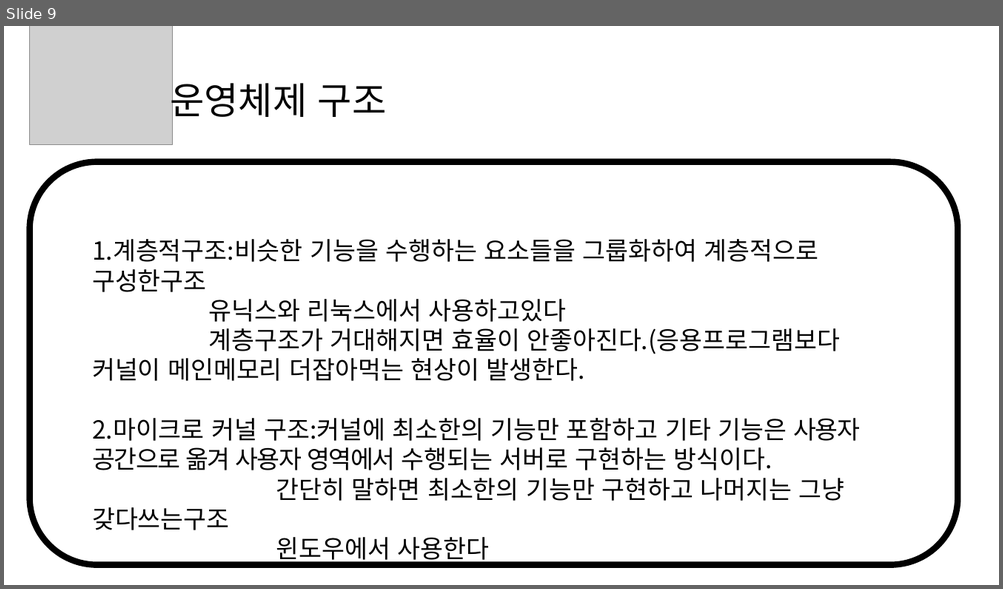
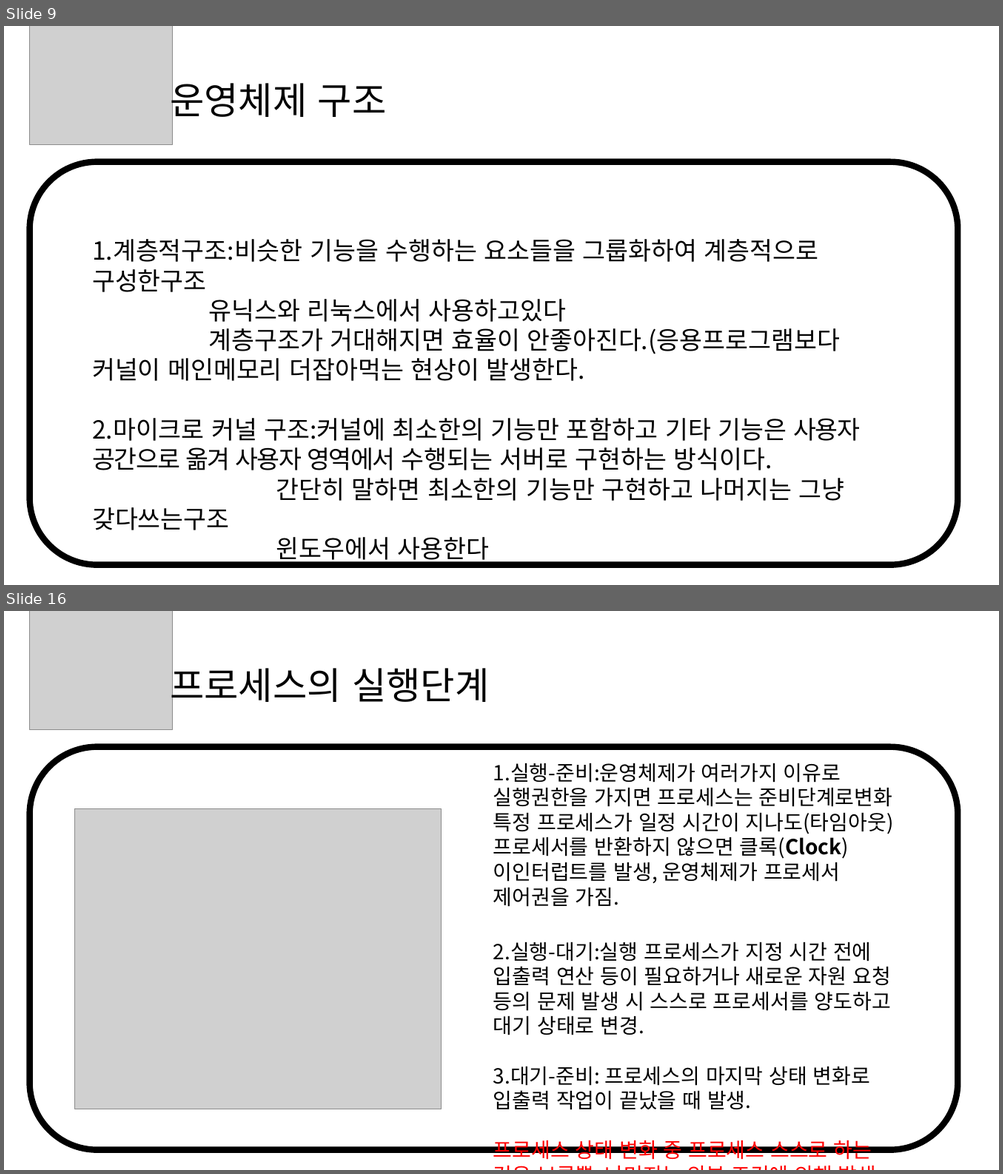
Before and after one commit to lukawitch/dailyblog, a slide deck: 전공/운영체제.pptx. Shown one above the other, each under a label of ours: slide 9 before the commit, slides 9 and 16 after it; the slides between them are not shown. The pictures are 1003x589 and 1003x1174 pixels, drawn with LibreOffice and Linux fonts; fonts in the diff are those of the drawing; grey boxes stand for pictures. Boxes give left, top, right and bottom in pixels: in the first picture for what was removed or moved away, otherwise in the second. Text is boxed around its words. In the diff, an @@ line names an element or a change of style, - is before the commit and + after.

Commit message:
운영체제수정

```diff
--- a/전공/운영체제.pptx
+++ b/전공/운영체제.pptx
@@ slide 16 added at <box>4,611,999,1170</box>, background #FFFFFF @@
@@ picture added at <box>29,611,173,729</box> @@
@@ text added at <box>170,661,489,709</box>, 36 pt, text #000000 @@
+프로세스의 실행단계
@@ rounded rectangle added at <box>29,747,958,1150</box>, outline #000000 6 pt @@
@@ text added at <box>493,763,893,1160</box>, 20 pt, text #000000 @@
+1.실행-준비:운영체제가 여러가지 이유로 실행권한을 가지면 프로세스는 준비단계로변화
+특정 프로세스가 일정 시간이 지나도(타임아웃) 프로세서를 반환하지 않으면 클록(Clock)이인터럽트를 발생, 운영체제가 프로세서 제어권을 가짐.
+2.실행-대기:실행 프로세스가 지정 시간 전에 입출력 연산 등이 필요하거나 새로운 자원 요청 등의 문제 발생 시 스스로 프로세서를 양도하고 대기 상태로 변경.
+3.대기-준비: 프로세스의 마지막 상태 변화로 입출력 작업이 끝났을 때 발생.
+프로세스 상태 변화 중 프로세스 스스로 하는 것은 보류뿐, 나머지는 외부 조건에 의해 발생.
@@ picture added at <box>74,809,441,1110</box> @@
```
Also in this commit, not shown: 18 other slides added, 1 other file.
